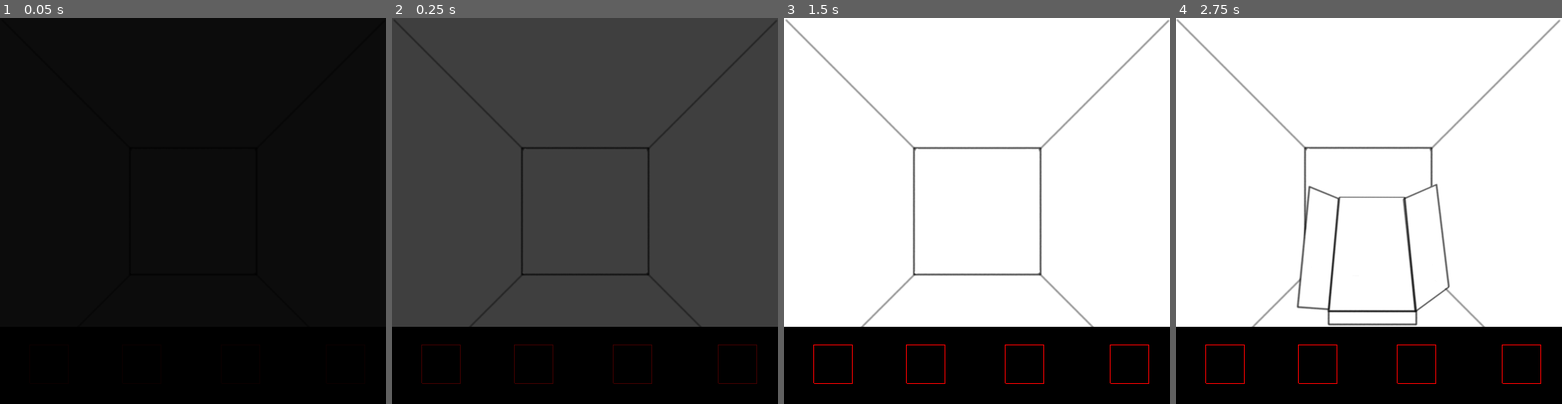
Above: before the commit, frames 1-4 (left to right).
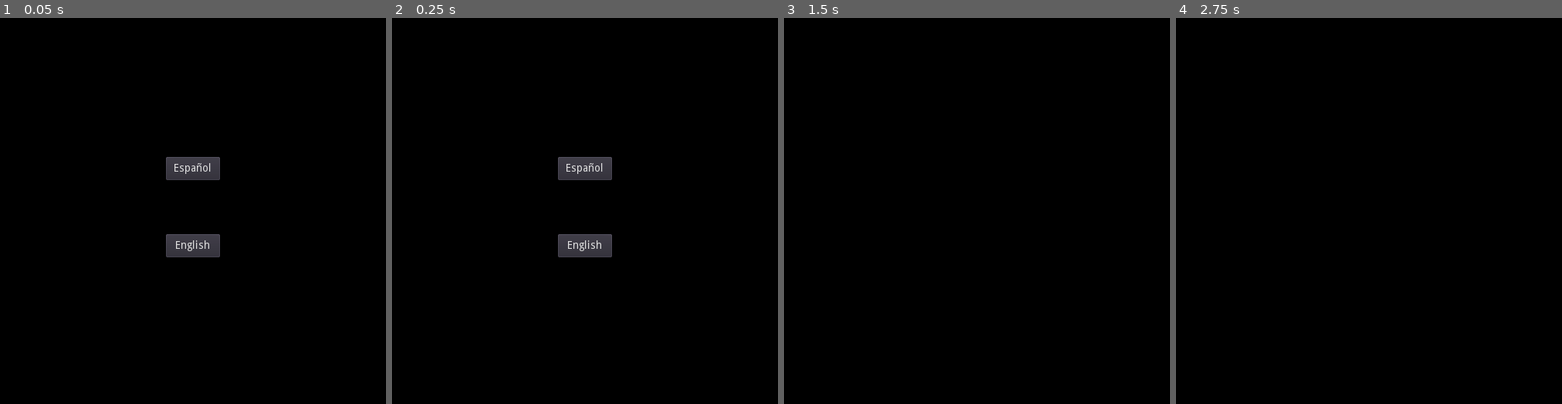
Above: after the commit, the same moments.

Repository: andresleonardobg/Cinco
Game: Godot game, scene res://scenes/menu.tscn
The game is run twice, just before and just after one commit, with the same random seed, the same clock (stepped at 60 frames per second) and the same inputs. Before the commit the project starts from res://scenes/level.tscn. The engine's default icon, where the game draws it, is replaced by a stand-in: a white triangle on a blue panel in a dark square. Video files are missing from this copy of the repository; at most half a second of black plays in their place.
Inputs (mouse positions are in pixels of both pictures, inside the frame that each line leads up to):
- Up to frame 1 (0.05 s): no input
- Up to frame 2 (0.25 s): no input
- Up to frame 3 (1.5 s): tap Enter (ui_accept) at 0.5, 0.77 s; move the mouse to (799, 211) at 0.52 s; press the mouse at (799, 211) at 0.53 s; hold D (right) 0.53-1.25 s; release the mouse at (799, 211) at 1.25 s; click (977, 168) at 1.25 s, where only the run after the commit has a clickable "Español"
- Up to frame 4 (2.75 s): tap Enter (ui_accept) at 2, 2.27 s; move the mouse to (1546, 211) at 2.02 s; hold S (down) from 2.03 s (still down); click (1546, 211) at 2.1 s

The runs differ from the first frame. In frame 1, 1.7% of the frame differs, in the area x 43-57%, y 36-62%; in frame 2, 79%; in frame 3, 80%, in the area x 0-100%, y 0-95%; in frame 4, 80%.

Commit message:
new images, mirrow scene, new dialogs

Diff:
--- a/project.godot
+++ b/project.godot
@@ -11,7 +11,7 @@
 [application]
 
 config/name="Cinco"
-run/main_scene="res://scenes/level.tscn"
+run/main_scene="res://scenes/menu.tscn"
 config/icon="res://icon.png"
 
 [autoload]
--- a/scenes/final_dialog.tscn
+++ b/scenes/final_dialog.tscn
@@ -66,6 +66,7 @@
 
 [node name="AnimatedSprite" type="AnimatedSprite" parent="."]
 frames = SubResource( 5 )
+frame = 1
 playing = true
 offset = Vector2( 250, 250 )
 
--- a/scenes/firtsVideoScene.tscn
+++ b/scenes/firtsVideoScene.tscn
@@ -1,6 +1,5 @@
-[gd_scene load_steps=3 format=2]
+[gd_scene load_steps=2 format=2]
 
-[ext_resource path="res://assets/videos/firtsVideo.webm" type="VideoStream" id=1]
 [ext_resource path="res://scenes/dialogs.tscn" type="PackedScene" id=2]
 
 [node name="Control" type="Control"]
@@ -13,7 +12,6 @@
 [node name="VideoPlayer" type="VideoPlayer" parent="."]
 anchor_right = 1.0
 anchor_bottom = 1.0
-stream = ExtResource( 1 )
 autoplay = true
 __meta__ = {
 "_edit_use_anchors_": false
--- a/scenes/level.tscn
+++ b/scenes/level.tscn
@@ -22,6 +22,7 @@
 [ext_resource path="res://scripts/fadeIn.gd" type="Script" id=20]
 [ext_resource path="res://scripts/cabina.gd" type="Script" id=21]
 [ext_resource path="res://scenes/note.tscn" type="PackedScene" id=22]
+[ext_resource path="res://scenes/reflection.tscn" type="PackedScene" id=23]
 
 [sub_resource type="Animation" id=1]
 resource_name = "openDoor"
@@ -738,6 +739,9 @@
 [node name="note" parent="map/interaction" instance=ExtResource( 22 )]
 position = Vector2( 1500, 1000 )
 node = NodePath("../interactive")
+
+[node name="reflection" parent="map" instance=ExtResource( 23 )]
+position = Vector2( 500, 4000 )
 
 [node name="navigationCam" type="Node2D" parent="."]
 
--- /dev/null
+++ b/scenes/reflection.tscn
@@ -0,0 +1,82 @@
+[gd_scene load_steps=7 format=2]
+
+[ext_resource path="res://assets/mirrow_two.png" type="Texture" id=1]
+[ext_resource path="res://assets/mirrow_one.png" type="Texture" id=2]
+[ext_resource path="res://scripts/reflection_bathroom.gd" type="Script" id=3]
+
+[sub_resource type="Animation" id=1]
+resource_name = "fadeIn"
+length = 0.5
+tracks/0/type = "value"
+tracks/0/path = NodePath(".:modulate")
+tracks/0/interp = 1
+tracks/0/loop_wrap = true
+tracks/0/imported = false
+tracks/0/enabled = true
+tracks/0/keys = {
+"times": PoolRealArray( 0, 0.5 ),
+"transitions": PoolRealArray( 1, 1 ),
+"update": 0,
+"values": [ Color( 1, 1, 1, 0 ), Color( 1, 1, 1, 1 ) ]
+}
+tracks/1/type = "method"
+tracks/1/path = NodePath("../..")
+tracks/1/interp = 1
+tracks/1/loop_wrap = true
+tracks/1/imported = false
+tracks/1/enabled = true
+tracks/1/keys = {
+"times": PoolRealArray( 0.5 ),
+"transitions": PoolRealArray( 1 ),
+"values": [ {
+"args": [  ],
+"method": "_vis"
+} ]
+}
+
+[sub_resource type="RectangleShape2D" id=2]
+extents = Vector2( 176, 24 )
+
+[sub_resource type="RectangleShape2D" id=3]
+extents = Vector2( 48, 48 )
+
+[node name="reflection" type="Node2D"]
+script = ExtResource( 3 )
+
+[node name="principal" type="Node2D" parent="."]
+visible = false
+
+[node name="ColorRect" type="ColorRect" parent="principal"]
+margin_right = 500.0
+margin_bottom = 500.0
+__meta__ = {
+"_edit_use_anchors_": false
+}
+
+[node name="Sprite" type="Sprite" parent="principal"]
+modulate = Color( 1, 1, 1, 0 )
+texture = ExtResource( 1 )
+offset = Vector2( 250, 250 )
+
+[node name="AnimationPlayer" type="AnimationPlayer" parent="principal/Sprite"]
+anims/fadeIn = SubResource( 1 )
+
+[node name="Sprite2" type="Sprite" parent="principal"]
+texture = ExtResource( 2 )
+offset = Vector2( 250, 250 )
+
+[node name="Area2D" type="Area2D" parent="principal"]
+position = Vector2( 256, 464 )
+
+[node name="CollisionShape2D" type="CollisionShape2D" parent="principal/Area2D"]
+shape = SubResource( 2 )
+
+[node name="Area2D2" type="Area2D" parent="."]
+
+[node name="AnimatedSprite" type="CollisionShape2D" parent="Area2D2"]
+position = Vector2( 152, 104 )
+shape = SubResource( 3 )
+
+[connection signal="animation_finished" from="principal/Sprite/AnimationPlayer" to="." method="_on_AnimationPlayer_animation_finished"]
+[connection signal="input_event" from="principal/Area2D" to="." method="_on_Area2D_input_event"]
+[connection signal="input_event" from="Area2D2" to="." method="_on_Area2D2_input_event"]
--- a/scripts/Global.gd
+++ b/scripts/Global.gd
@@ -12,6 +12,7 @@
 var firts_dialog = true
 var dialog = load("res://scenes/dialogs.tscn")
 var node_level
+var taller
 
 #nav visible and block obj
 var vis = true
@@ -27,26 +28,24 @@
 
 func _process(delta: float) -> void:
 	#dialogos
-	if map:
-		if get_tree().get_current_scene().get_name() == "level":
+	if get_tree().get_current_scene().get_name() == "level":
+		if map:
+			node_level = get_node("/root/level")
+			taller = get_node("/root/level/map/navigation/door7")
 		#cuando se encuentra por primera vez al viejo
 			if map.y == -4000 and map.x == 0 and firts_dialog:
 				show_dialog(1, node_level)
 				firts_dialog = false
 			#luego de cargar el software
 			if map.y == -4000 and softwareLoad:
+				softwareLoad = false
+				taller.block = false
 				show_dialog(2, node_level)
-				softwareLoad = false
-				for d in nav:
-					if d.name == 'door7':
-						d.block = false
 
 	#abrir cabina principal
-	if get_tree().get_current_scene().get_name() == "level":
 		if cabina:
-			for d in nav:
-					if d.name != null and d.name == 'door26':
-						d.block = false
+			var node_cabina = get_node("/root/level/map/navigation/door26")
+			node_cabina.block = false
 
 
 	#nav visible
--- a/scripts/dialog.gd
+++ b/scripts/dialog.gd
@@ -7,7 +7,8 @@
 		"El hombre se ha dormido, no le queda mucho tiempo.",
 		"necesito que me ayudes, cinco/quién eres?/eso ya no importa en mi estado, como ves no aparento pasar de hoy y antes  …(503 unchanged characters)…
 		"toma este diagrama y ve a la siguiente puerta es la misma contraseña",
-		"dialogo 4"
+		"me he quedado varado en mitad de la nada / al salir de ese horrible planeta algunos disparos lograron averiar gran parte de la nave / pude salir y reparar gran parte de la superficie pero no ha sido suficiente / no creo que lo pueda hacer solo así que he tomado uno de los embriones de la nave y lo puse en la capsula para que madurara, no se me ocurre más  / espero no tener que despertar a mas pero no creo que logremos terminarlo por eso hago este mensaje / no soy ingeniero, hay alguna información en la nave dado que era de uno de los científicos / así fue que aprendí a despertar a uno pero. / Nos costara mucho tiempo, pero seguiré aprendiendo y dando todo de mi para salir de aquí.",
+		"que familiar"
 	],
 	[
 		#English
--- /dev/null
+++ b/scripts/reflection_bathroom.gd
@@ -0,0 +1,39 @@
+extends Node2D
+
+var dialog = load("res://scenes/dialogs.tscn")
+var play = true
+
+# Called when the node enters the scene tree for the first time.
+func _ready() -> void:
+	pass # Replace with function body.
+
+func _process(delta: float) -> void:
+	if play and $principal.visible:
+		$principal/Sprite/AnimationPlayer.play("fadeIn")
+		Global.show_dialog(4, self)
+
+func _vis() -> void:
+	$principal/ColorRect.visible = false
+
+func _on_AnimationPlayer_animation_finished(anim_name: String) -> void:
+	#$principal/ColorRect.visible = false
+	play = false
+	$principal/Sprite/AnimationPlayer.stop()
+	_vis()
+
+func _on_Area2D_input_event(viewport: Node, event: InputEvent, shape_idx: int) -> void:
+	if Input.is_action_pressed("click"):
+		$principal.visible = false
+		$principal/ColorRect.visible = true
+		$Area2D2.visible = true
+		Global.vis = true
+		$principal/Sprite/AnimationPlayer.play_backwards("fadeIn")
+
+
+func _on_Area2D2_input_event(viewport: Node, event: InputEvent, shape_idx: int) -> void:
+	if Input.is_action_pressed("click"):
+		$principal.visible = true
+		$Area2D2.visible = false
+		Global.vis = false
+		play = true
+		$principal/ColorRect.visible = true
Binary file added: assets/logos/LMMS.png
Not shown, added: assets/logos/LMMS.png.import
Binary file added: assets/logos/godot.png
Not shown, added: assets/logos/godot.png.import
Binary file added: assets/logos/krita.png
Not shown, added: assets/logos/krita.png.import
Binary file added: assets/logos/made_with.png
Not shown, added: assets/logos/made_with.png.import
Binary file added: assets/logos/made_with_2.png
Not shown, added: assets/logos/made_with_2.png.import
Binary file added: assets/mirrow_one.png
Not shown, added: assets/mirrow_one.png.import
(and 5 more such lines)
